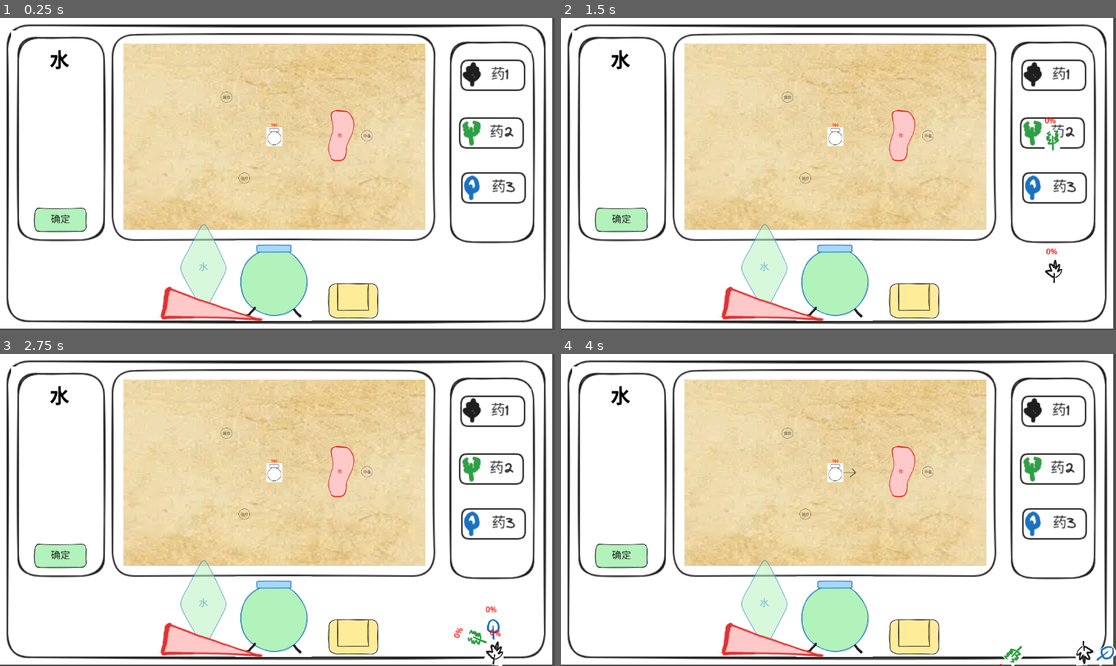
Above: before the commit, frames 1-4 (two rows, left to right).
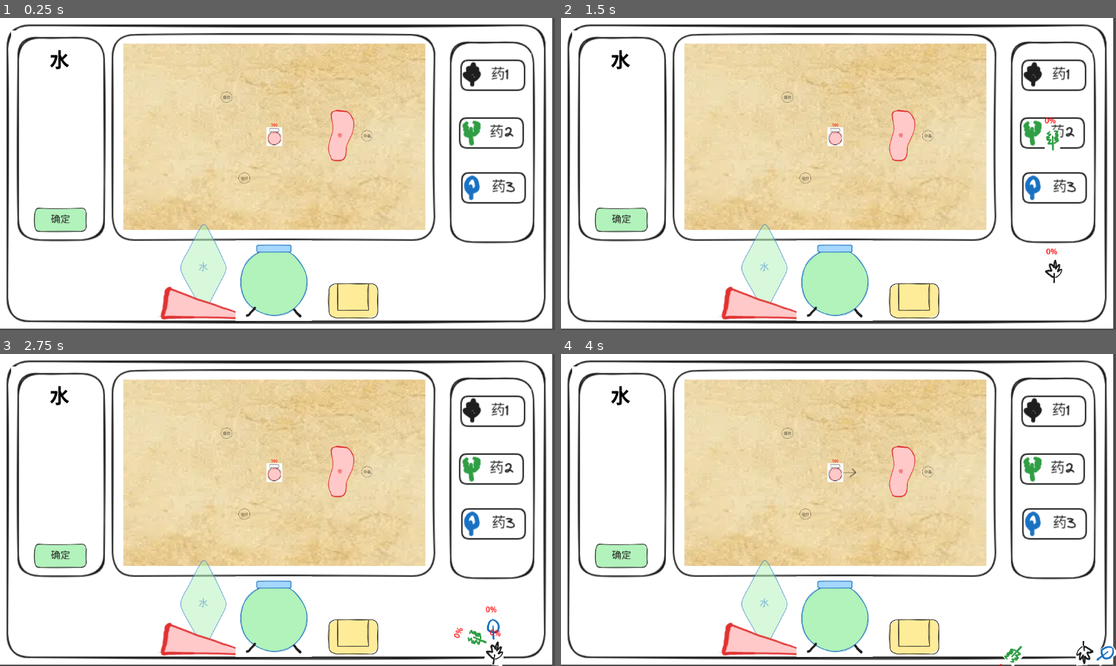
Above: after the commit, the same moments.

Repository: NoobEric0746/Potion-Bingyan
Game: Godot game, scene res://sprites/main.tscn
Same seed, same stepped clock (60 frames per second), same inputs: the game is played once before the commit and once after it.
Inputs (mouse positions are in pixels of both pictures, inside the frame that each line leads up to):
- Up to frame 1 (0.25 s): no input
- Up to frame 2 (1.5 s): click (1054, 74) at 0.5 s; click (1054, 133) at 1.25 s
- Up to frame 3 (2.75 s): click (493, 522) at 2 s
- Up to frame 4 (4 s): click (832, 616) at 2.75 s; click (766, 603) at 3.5 s

The runs differ from the first frame. In frame 1, 0.2% of the frame differs, in the area x 42-51%, y 36-98%; in frame 2, 0.2%; in frame 3, 0.2%; in frame 4, 0.2%.

Commit message:
核心玩法完工

Diff:
--- a/scripts/GlobalGameManager.gd
+++ b/scripts/GlobalGameManager.gd
@@ -3,6 +3,8 @@
 var potion_moving = false
 var ingredient_queue = Queue.new()
 var durability_queue = Queue.new()
+var tmp_ingredient = 0
+var tmp_durability = 0
 var now_step = 0
 var potion_watering = false
 var show_arrow = false
@@ -16,6 +18,8 @@
 @export var base_len = 150
 
 signal queue_changed
+signal start_draw_tmp
+signal stop_draw_tmp
 
 func _ready():
 	ingredient_queue.clear()
@@ -23,6 +27,12 @@
 	potion_data = {}
 	potion_name = ""
 	new_level = 0
+
+func show_tmp(i:bool):
+	if i:
+		start_draw_tmp.emit()
+	else:
+		stop_draw_tmp.emit()
 
 func get_now_ingredient():
 	if ingredient_queue.is_empty():
--- a/scripts/potion.gd
+++ b/scripts/potion.gd
@@ -16,6 +16,7 @@
 	get_new_potion()
 	process_drying()
 	get_node("Label").text=str(water)
+	get_node("WaterBar").value = water
 
 	if GlobalGameManager.ismoving():
 		#print(GlobalGameManager.get_now_ingredient())
--- a/scripts/potion_map.gd
+++ b/scripts/potion_map.gd
@@ -1,12 +1,40 @@
 extends Node2D
 @export var dot: PackedScene
+var pos = Vector2.ZERO
+var tmp_pos = Vector2.ZERO
+var tmp_durability = 0
+var drawing = false
 
 func _ready():
 	GlobalGameManager.queue_changed.connect(_on_queue_changed)
+	GlobalGameManager.start_draw_tmp.connect(_on_start_draw_tmp)
+	GlobalGameManager.stop_draw_tmp.connect(_on_stop_draw_tmp)
+
 
 func _on_queue_changed():
 	clear_dots()
 	draw_dots()
+
+func _on_start_draw_tmp():
+	tmp_pos = pos
+	tmp_durability = 0
+	drawing = true
+
+func _on_stop_draw_tmp():
+	clear_tmp_dots()
+	drawing=false
+
+func _process(delta: float) -> void:
+	if drawing:
+		draw_tmp_dots()
+
+	if GlobalGameManager.potion_watering:
+		var potion = get_node("Potion")
+		var direction = potion.start_pos - potion.global_position
+		if direction.length() < 2.0:
+			return
+		var movement = direction.normalized()
+		pos += movement*2
 
 func clear_dots():
 	var dots = get_tree().get_nodes_in_group("dot")
@@ -14,10 +42,29 @@
 		var node = dots[i]
 		if is_instance_valid(node):
 			node.queue_free()
+
+func clear_tmp_dots():
+	var dots = get_tree().get_nodes_in_group("tmp_dot")
+	for i in range(dots.size()-1,-1,-1):
+		var node = dots[i]
+		if is_instance_valid(node):
+			node.queue_free()
+
+func draw_tmp_dots():
+	while tmp_durability < GlobalGameManager.tmp_durability:
+		tmp_pos+=GlobalGameManager.get_direction_by_ingredient(GlobalGameManager.tmp_ingredient)
+		tmp_durability += 1
+		if tmp_durability%30==0:
+			var dot_instance = dot.instantiate()
+			dot_instance.position = tmp_pos
+			dot_instance.add_to_group("tmp_dot")
+			dot_instance.set_step(9999999)
+			call_deferred("add_child", dot_instance)
+
 func draw_dots():
 	var tmp_ingredient = GlobalGameManager.ingredient_queue.duplicate()
 	var tmp_durability = GlobalGameManager.durability_queue.duplicate()
-	var pos = get_node("Potion").position
+	pos = get_node("Potion").position
 	var i=0
 	while not tmp_ingredient.is_empty():
 		i += 1
--- a/scripts/resource_button.gd
+++ b/scripts/resource_button.gd
@@ -10,3 +10,4 @@
 		new_instance.global_position = get_global_mouse_position()
 		new_instance.set_ingredient_type(ingredient_type)
 		new_instance.update_texture()
+		new_instance._on_mouse_entered()
--- a/scripts/yao_item.gd
+++ b/scripts/yao_item.gd
@@ -5,7 +5,7 @@
 @export var max_speed: float = 500.0
 var ingredient_type = 0
 var smash_progress=0;
-
+var mouse_in = false
 
 @export var texture_0: Texture2D
 @export var texture_1: Texture2D
@@ -66,7 +66,19 @@
 
 func _on_mouse_entered() -> void:
 	get_node("SmashBar").show()
+	GlobalGameManager.tmp_ingredient = ingredient_type
+	GlobalGameManager.tmp_durability = GlobalGameManager.base_len*(smash_progress+100)/100
+	GlobalGameManager.show_tmp(true)
+	mouse_in = true
 
 
 func _on_mouse_exited() -> void:
 	get_node("SmashBar").hide()
+	GlobalGameManager.tmp_ingredient = 0
+	GlobalGameManager.tmp_durability = 0
+	GlobalGameManager.show_tmp(false)
+	mouse_in = false
+
+func _process(delta: float) -> void:
+	if mouse_in:
+		GlobalGameManager.tmp_durability = GlobalGameManager.base_len*(smash_progress+100)/100
--- a/sprites/main.tscn
+++ b/sprites/main.tscn
@@ -48,24 +48,12 @@
 position = Vector2(-309, -176)
 scale = Vector2(0.5, 0.5)
 
-[node name="Pot" parent="." instance=ExtResource("6_r3i6n")]
-offset_left = 489.0
-offset_top = 462.0
-offset_right = 647.0
-offset_bottom = 629.0
-
 [node name="Water" parent="." instance=ExtResource("7_o8i82")]
 offset_left = 361.0
 offset_top = 412.0
 offset_right = 483.0
 offset_bottom = 624.0
 script = ExtResource("8_1t0ju")
-
-[node name="Smasher" parent="." instance=ExtResource("9_1t0ju")]
-offset_left = 673.0
-offset_top = 542.0
-offset_right = 794.0
-offset_bottom = 633.0
 
 [node name="Fire" parent="." instance=ExtResource("11_44oxp")]
 offset_left = 323.0
@@ -74,6 +62,18 @@
 offset_bottom = 617.0
 scale = Vector2(1.4626023, 1.3182818)
 
+[node name="Pot" parent="." instance=ExtResource("6_r3i6n")]
+offset_left = 489.0
+offset_top = 462.0
+offset_right = 647.0
+offset_bottom = 629.0
+
+[node name="Smasher" parent="." instance=ExtResource("9_1t0ju")]
+offset_left = 673.0
+offset_top = 542.0
+offset_right = 794.0
+offset_bottom = 633.0
+
 [connection signal="button_down" from="Water" to="Water" method="_on_button_down"]
 [connection signal="button_up" from="Water" to="Water" method="_on_button_up"]
 [connection signal="mouse_entered" from="Water" to="Water" method="_on_mouse_entered"]
--- a/sprites/potion.tscn
+++ b/sprites/potion.tscn
@@ -1,17 +1,28 @@
-[gd_scene load_steps=3 format=3 uid="uid://bwnjxwn1xmd1u"]
+[gd_scene load_steps=4 format=3 uid="uid://bwnjxwn1xmd1u"]
 
 [ext_resource type="Texture2D" uid="uid://r5ur0wthuhe1" path="res://art/potion.png" id="1_bcips"]
+[ext_resource type="Texture2D" uid="uid://nodgnsu6fqkf" path="res://art/potion_water.png" id="2_sdorb"]
 
 [sub_resource type="CircleShape2D" id="CircleShape2D_174ht"]
 radius = 25.019993
 
 [node name="Potion" type="Area2D" groups=["potion"]]
-position = Vector2(613, 264)
-metadata/_edit_group_ = true
+position = Vector2(613, 255)
 
 [node name="Sprite2D" type="Sprite2D" parent="."]
 scale = Vector2(0.5, 0.5)
 texture = ExtResource("1_bcips")
+
+[node name="WaterBar" type="TextureProgressBar" parent="."]
+offset_left = -34.0
+offset_top = -27.0
+offset_right = 40.0
+offset_bottom = 47.0
+scale = Vector2(0.92570657, 0.9121359)
+min_value = -10.0
+value = 100.0
+fill_mode = 3
+texture_progress = ExtResource("2_sdorb")
 
 [node name="CollisionShape2D" type="CollisionShape2D" parent="."]
 position = Vector2(0, 7)
Binary file added: art/potion_water.png
Not shown, added: art/potion_water.png.import
